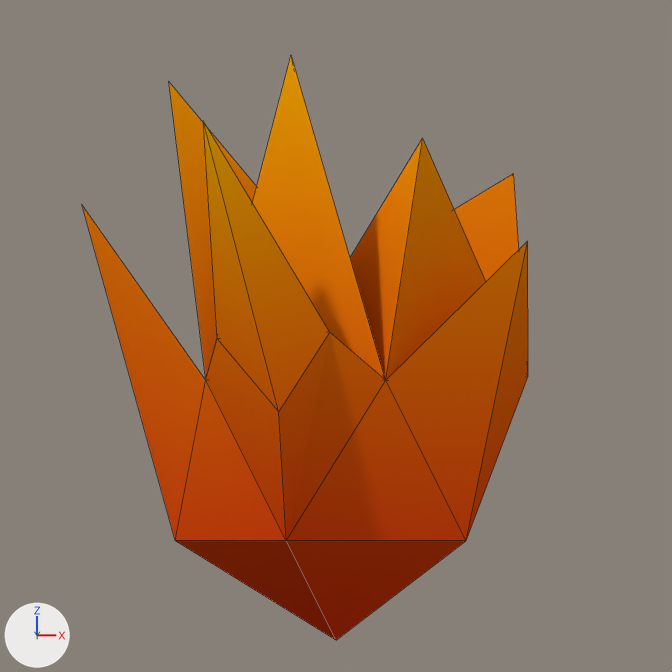
Two versions of the Blender file assets/firelemental.blend, one commit apart.
The view is the same before and after, from the file's camera 'Camera'. The axes (+X, +Y, +Z) are drawn at lower left. The lights are the same throughout. Mesh edges are drawn as thin lines. The same objects are shown in both versions, whatever each file hides.
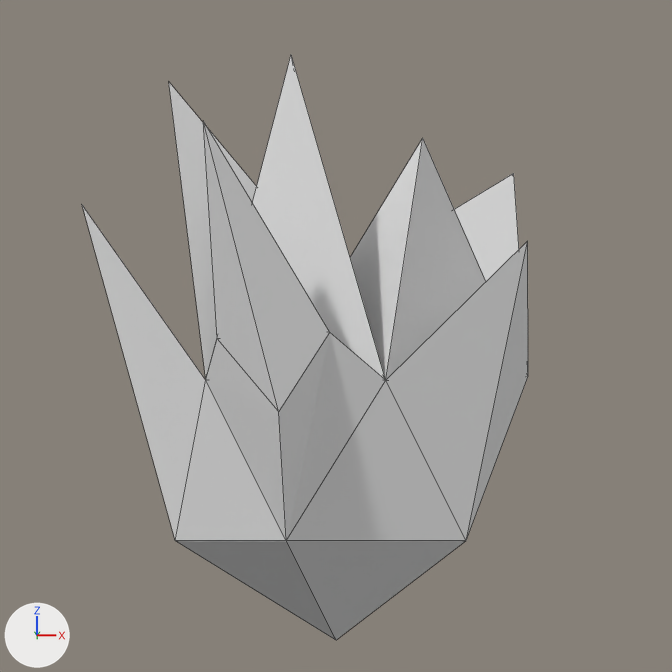
Location of each change, (x1, y1, x2, y2) in pixels of the pictures (672 x 672 px):
'Icosphere', surface changed (orange to grey): (82, 56, 528, 640) in both

The change in detail:
In material 'fire_elemental' (mat_fire_elemental), texture is no longer img_fire_gradient_png.
In material 'fire_elemental' (mat_fire_elemental), base_color is now set to (0.8, 0.8, 0.8), white #e7e7e7.
